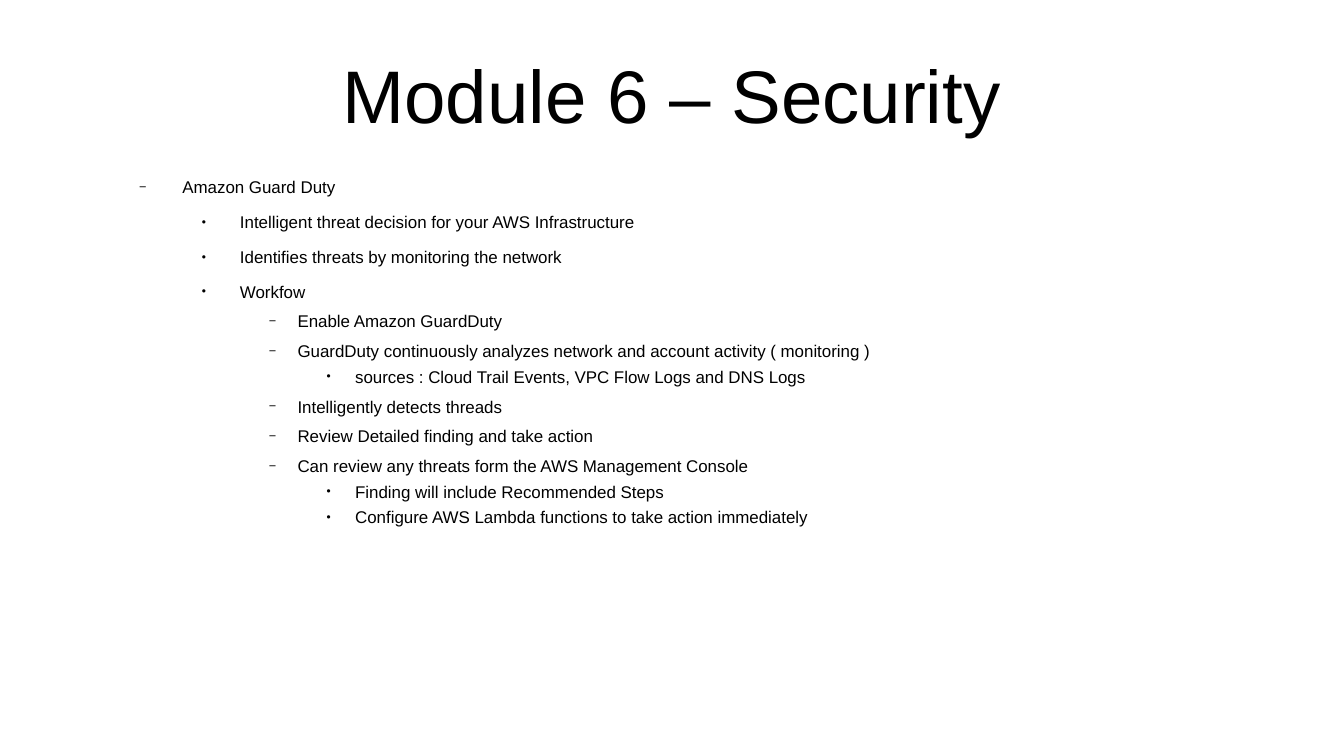
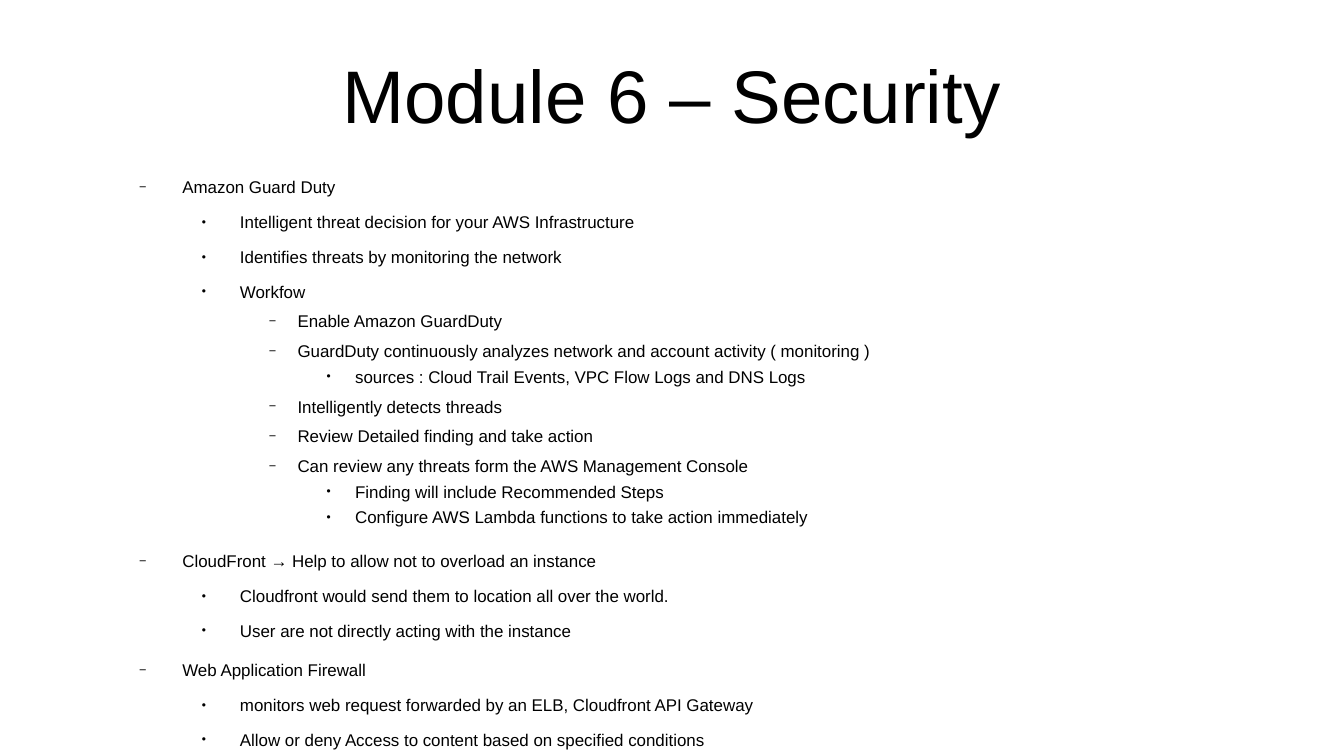
Before and after one commit to CharlesStockman/notesFromCourses, a slide deck: slide 92 of aws/cloud_practitioner/AWS.odp (slide 81 before the commit). Drawn at 1344x756 pixels with LibreOffice and Linux fonts; fonts in the diff are those of the drawing. Boxes give left, top, right and bottom in pixels: in the first picture for what was removed or moved away, otherwise in the second. Text is boxed around its words. In the diff, an @@ line names an element or a change of style, - is before the commit and + after.

```diff
--- a/aws/cloud_practitioner/AWS.odp
+++ b/aws/cloud_practitioner/AWS.odp
@@ text at [182, 554, 753, 750]: paragraphs added @@
+  − CloudFront → Help to allow not to overload an instance
+    ● Cloudfront would send them to location all over the world.
+    ● User are not directly acting with the instance
+  − Web Application Firewall
+    ● monitors web request forwarded by an ELB, Cloudfront API Gateway
+    ● Allow or deny Access to content based on specified conditions
```
Also in this commit, not shown: 8 other slides changed, 17 slides added, 2 other files.
